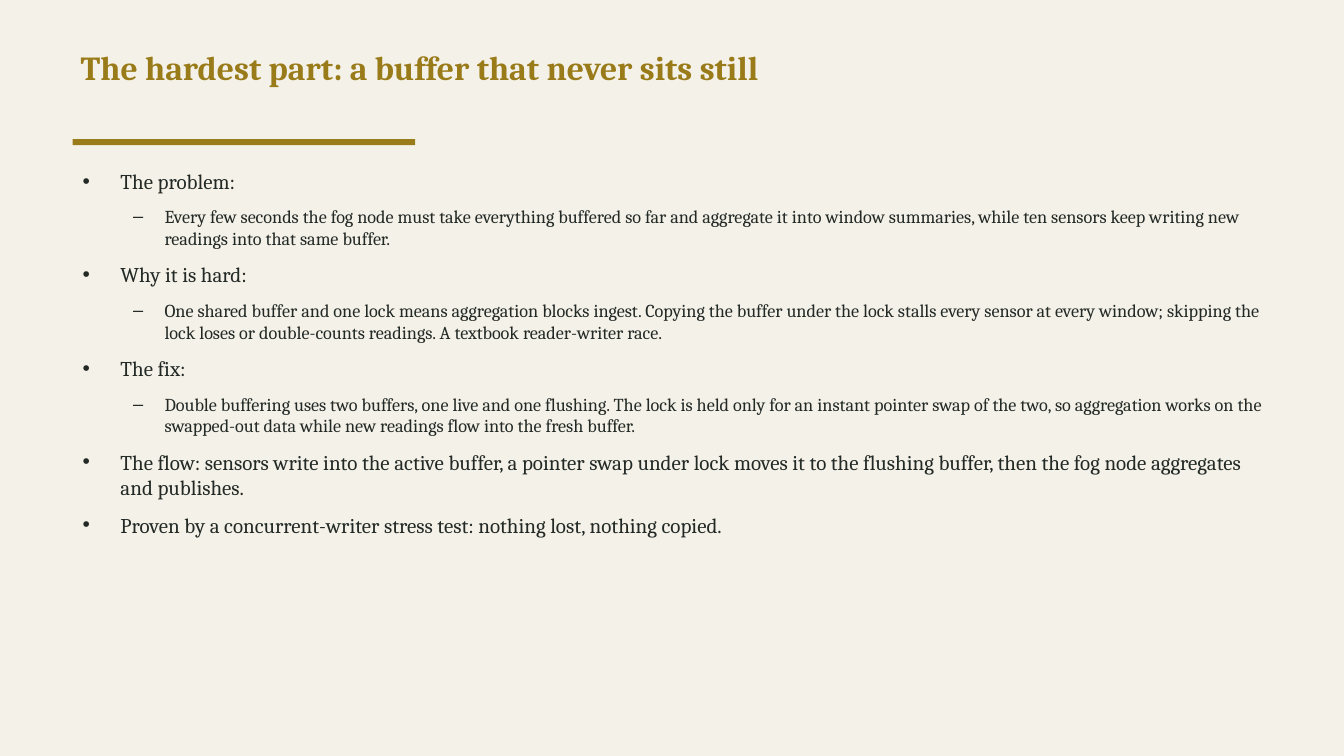
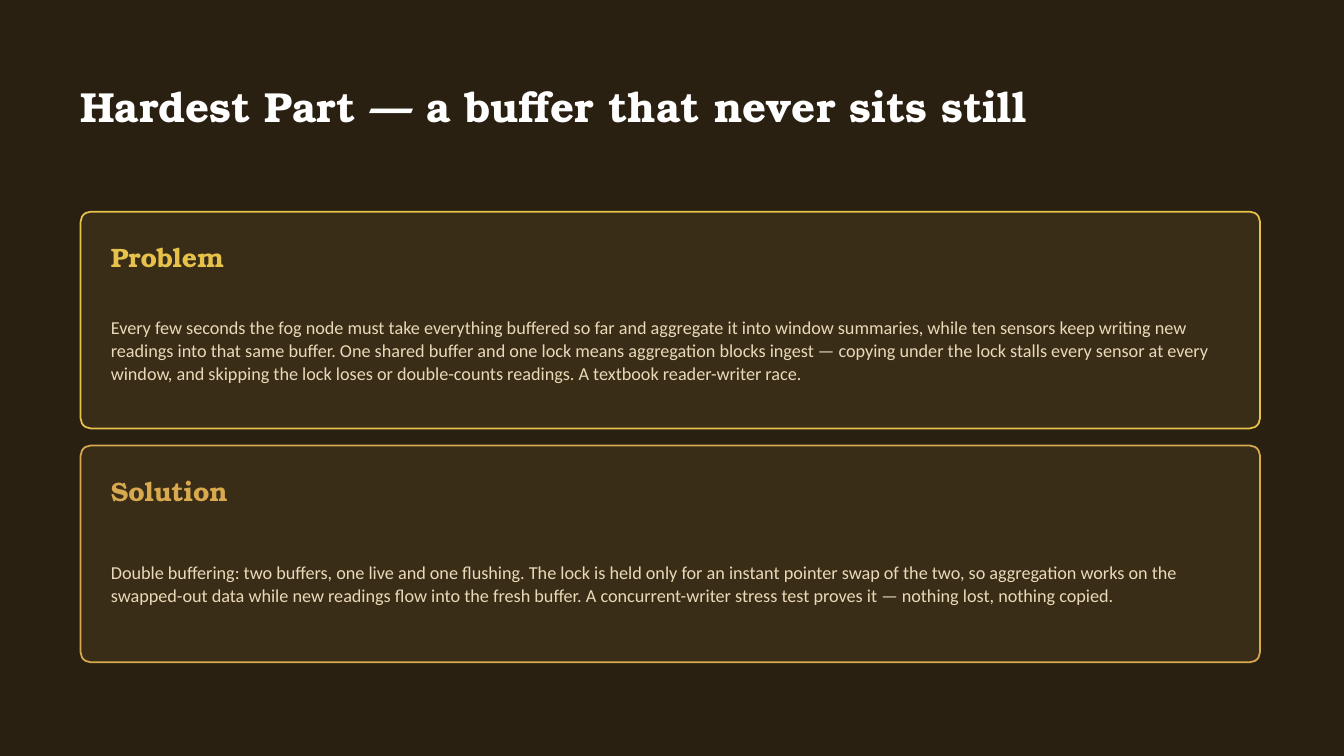
Before and after one commit to valletivarish/FEC_version_2, a slide deck: slide 4 of ppt/MahekNaaz_X24217808_solar-farm-monitoring.pptx (slide 5 before the commit). Drawn at 1344x756 pixels with LibreOffice and Linux fonts; fonts in the diff are those of the drawing. Boxes give left, top, right and bottom in pixels: in the first picture for what was removed or moved away, otherwise in the second. Text is boxed around its words. In the diff, an @@ line names an element or a change of style, - is before the commit and + after.

Commit message:
Rebuild all 26 decks + scripts to the lecturer's 4-slide presentation spec
Conform every presentation to the brief: max 4 slides (Title+Motivation, one
architecture diagram with no paragraphs, Demo with the best 2-3 features,
Challenge+fix as two bullets) and retime every script to Motivation 30s /
High-level 30s / Demo 60-90s / Hardest challenge 30s -- ~2:30-2:45 total, under
the 4-minute hard limit, each starting with the problem, not the title slide.
Was 6 slides / ~4-minute scripts.

Each deck keeps the student's own real content -- their motivation, their live
demo features, and their own distinct hardest-part (actor mailbox, immutable
accumulator, double-buffer, fence, ticket boundary, lock-free enqueue, CORS,
S3 404s, credential-gate, Terraform workspace, Flask bridge, pagination,
peak-vs-trend, burst-survival, grade-the-floor, fault-outranks-fullness,
verdict-not-number, pydantic-runtime) -- and a topic-matched palette and font,
so structure is uniform but no two decks read alike. All 26 validate, render
clean (no overflow), and are exactly 4 slides. Also removed two stray
pre-rename cold-chain files. All 52 deliverables staged in tmp/.

```diff
--- a/ppt/MahekNaaz_X24217808_solar-farm-monitoring.pptx
+++ b/ppt/MahekNaaz_X24217808_solar-farm-monitoring.pptx
@@ background #FFFFFF to #2A2012 @@
@@ rectangle removed at bbox=[0, 0, 1344, 756] @@
@@ text "Hardest Part — a buffer ..." at bbox=[80, 90, 1026, 123]: vertical alignment top to middle @@
@@ text at bbox=[80, 90, 1026, 123]: text changed; size 24 to 30 pt; font Cambria to TeX Gyre Bonum; text colour #9A7B1A to #FFFFFF @@
-The hardest part: a buffer that never sits still
+Hardest Part — a buffer that never sits still
@@ rectangle removed at bbox=[73, 139, 415, 145] @@
@@ text removed at bbox=[120, 174, 1262, 538] @@
-• The problem:
-  – Every few seconds the fog node must take everything buffered so far and aggregate it into window summaries, while ten sensors keep writing new readings into that same buffer.
-• Why it is hard:
-  – One shared buffer and one lock means aggregation blocks ingest. Copying the buffer under the lock stalls every sensor at every window; skipping the lock loses or double-counts readings. A textbook reader-writer race.
-• The fix:
-  – Double buffering uses two buffers, one live and one flushing. The lock is held only for an instant pointer swap of the two, so aggregation works on the swapped-out data while new readings flow into the fresh buffer.
-• The flow: sensors write into the active buffer, a pointer swap under lock moves it to the flushing buffer, then the fog node aggregates and publishes.
-• Proven by a concurrent-writer stress test: nothing lost, nothing copied.
@@ rounded rectangle added at bbox=[81, 212, 1260, 429], fill #3A2D18, outline #E7C24A 1.25 pt @@
@@ text added at bbox=[111, 247, 224, 267], 19 pt, text #E7C24A, bold @@
+Problem
@@ text added at bbox=[111, 321, 1208, 383], 13 pt, text #EAD9B8 @@
+Every few seconds the fog node must take everything buffered so far and aggregate it into window summaries, while ten sensors keep writing new readings into that same buffer. One shared buffer and one lock means aggregation blocks ingest — copying under the lock stalls every sensor at every window, and skipping the lock loses or double-counts readings. A textbook reader-writer race.
@@ rounded rectangle added at bbox=[81, 446, 1260, 662], fill #3A2D18, outline #D8A94E 1.25 pt @@
@@ text added at bbox=[111, 480, 228, 502], 19 pt, text #D8A94E, bold @@
+Solution
@@ text added at bbox=[111, 566, 1177, 605], 13 pt, text #EAD9B8 @@
+Double buffering: two buffers, one live and one flushing. The lock is held only for an instant pointer swap of the two, so aggregation works on the swapped-out data while new readings flow into the fresh buffer. A concurrent-writer stress test proves it — nothing lost, nothing copied.
```
Also in this commit, not shown: 3 slides added, 5 slides removed, 51 other files.
